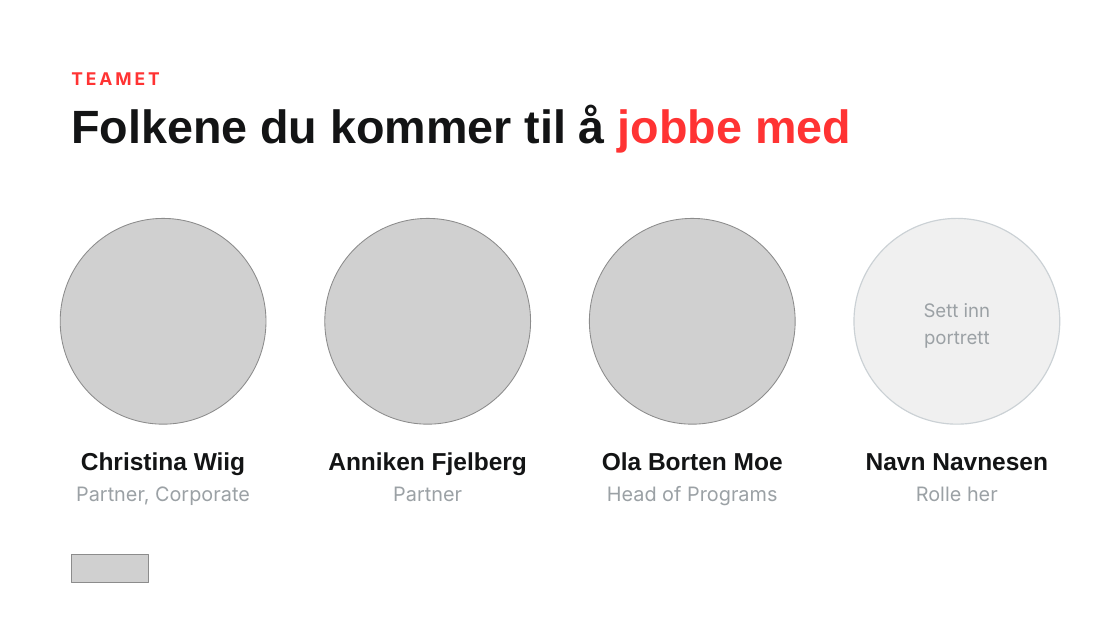
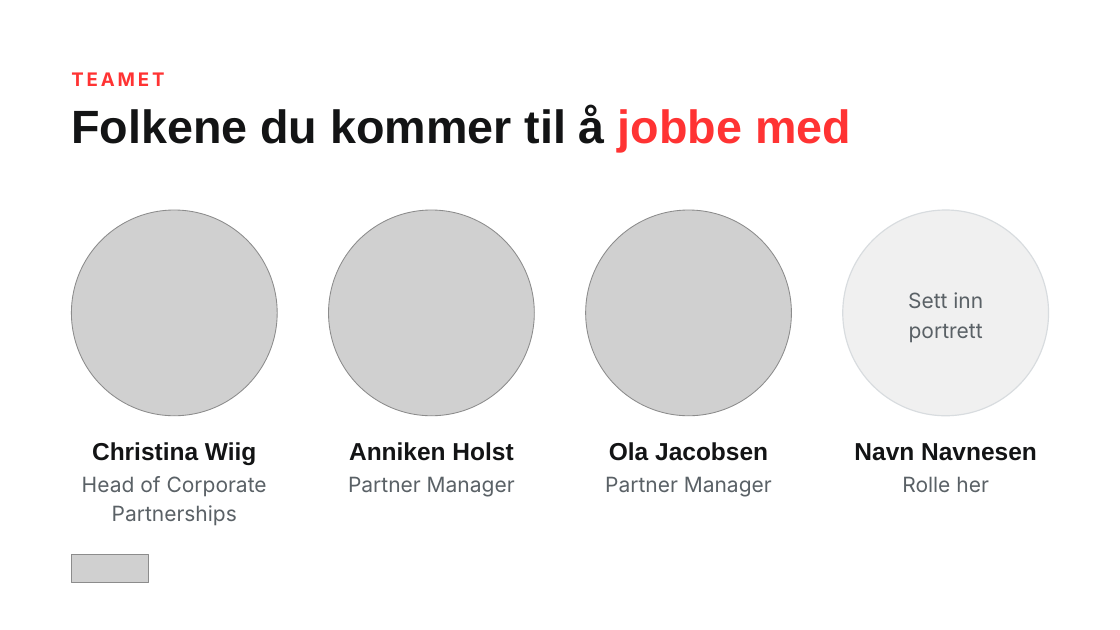
Before and after one commit to christinawiig-ai/startuplab-partner-presentation, a slide deck: slide 13 of pptx-templates/Startuplab-slidemaler.pptx. Drawn at 1120x630 pixels with LibreOffice and Linux fonts; fonts in the diff are those of the drawing; grey boxes stand for pictures. Boxes give left, top, right and bottom in pixels: in the first picture for what was removed or moved away, otherwise in the second. Text is boxed around its words. In the diff, an @@ line names an element or a change of style, - is before the commit and + after.

Commit message:
Rett funn fra uavhengig visuell QA av slidemalene
Viktigst: teamsliden hadde feil etternavn på to virkelige kolleger, og det
ene navnet var en kjent norsk politiker. Navn og roller er nå hentet fra
brain/team-og-roller.md i stedet for gjettet.

Lesbarhet, som er hele poenget når salen sitter langt unna:
- Sekundærteksten brukte samme gråtone på lys og mørk bakgrunn. #9BA1A5 gir
  7:1 mot mørkt, men bare 2,6:1 mot hvitt. Lyse maler har nå egen mørkere
  gråtone.
- De inaktive stegtallene på prosess-sliden lå på 1,5:1 og forsvant på
  projektor. Tre av fire steg var i praksis usynlige.
- Fotnote og rolletekst lå på 16-17pt, under grensen malen selv setter.

Sitatsliden har ikke lenger en navngitt person: et sitat bør komme fra en
partner, og plassholdertekst skal ikke stå under ansiktet til en kollega.

Øvrig: én mørk bakgrunn i hele settet i stedet for tre, programkortene
legges i samme lysstyrke og fargestyrke av prepare-media.py (sløret i sliden
kunne ikke jevne ut et spenn fra 46 til 82), teamraden spenner marg til marg
i stedet for å være sentrert utenfor rasteret, agendaens tittelkolonne
stopper før metakolonnen, og tallrekkens tittel ligger i samme høyde som de
øvrige malene så overskriften ikke hopper når man blar.

```diff
--- a/pptx-templates/Startuplab-slidemaler.pptx
+++ b/pptx-templates/Startuplab-slidemaler.pptx
@@ text "TEAMET" at [71, 72, 164, 86]: size 15 to 16 pt @@
@@ picture: place and size @@
-picture at [60, 218, 266, 424]
+picture at [71, 210, 277, 416]
@@ picture: place and size @@
-picture at [325, 218, 531, 424]
+picture at [329, 210, 534, 416]
@@ picture: place and size @@
-picture at [590, 218, 796, 424]
+picture at [586, 210, 791, 416]
@@ ellipse: place and size @@
-ellipse at [854, 218, 1060, 424]
+ellipse at [843, 210, 1049, 416]
@@ ellipse at [843, 210, 1049, 416]: outline #CBD1D5 1 pt to #D8DCDF 1 pt @@
@@ text "Sett inn": place and size @@
-text "Sett inn" at [924, 303, 991, 348]
+text "Sett inn" at [908, 292, 983, 343]
@@ text "Sett inn" at [908, 292, 983, 343]: size 16 to 18 pt, text colour #9BA1A5 to #5A6166 @@
@@ text "Christina Wiig": place and size @@
-text "Christina Wiig" at [81, 452, 245, 475]
+text "Christina Wiig" at [92, 442, 256, 465]
@@ text at [349, 442, 513, 461]: text changed @@
-Anniken Fjelberg
+Anniken Holst
@@ text at [609, 442, 768, 461]: text changed @@
-Ola Borten Moe
+Ola Jacobsen
@@ text "Navn Navnesen": place and size @@
-text "Navn Navnesen" at [866, 453, 1048, 471]
+text "Navn Navnesen" at [854, 443, 1037, 461]
@@ text at [82, 476, 267, 526]: text changed; size 17 to 18 pt; text colour #9BA1A5 to #5A6166 @@
-Partner, Corporate
+Head of Corporate Partnerships
@@ text at [348, 476, 515, 497]: text changed; size 17 to 18 pt; text colour #9BA1A5 to #5A6166 @@
-Partner
+Partner Manager
@@ vertical alignment middle to top in 3 elements at [348, 476, 515, 497], [82, 476, 267, 526], [605, 476, 772, 497] @@
@@ text at [605, 476, 772, 497]: text changed; size 17 to 18 pt; text colour #9BA1A5 to #5A6166 @@
-Head of Programs
+Partner Manager
@@ text "Rolle her": place and size @@
-text "Rolle her" at [916, 486, 998, 501]
+text "Rolle her" at [902, 476, 989, 492]
@@ text "Rolle her" at [902, 476, 989, 492]: size 17 to 18 pt, text colour #9BA1A5 to #5A6166; line spacing 1 to 1.15; vertical alignment middle to top @@
```
Also in this commit, not shown: 14 other slides changed, 11 other files.
